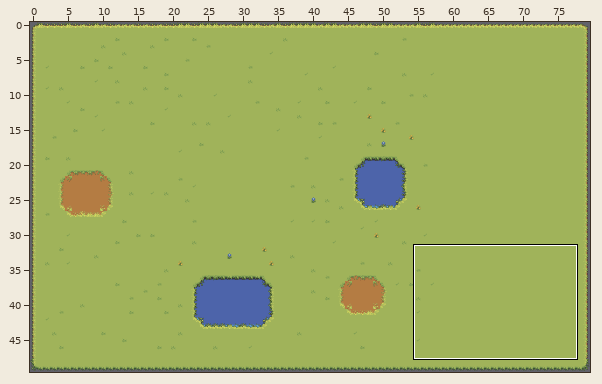
Two states of a Tiled map (JSON), src/assets/tilemaps/wip/1-1.tmj. The picture above shows the old version from afar; the outline marks the close-up.
Close-up. Old version:
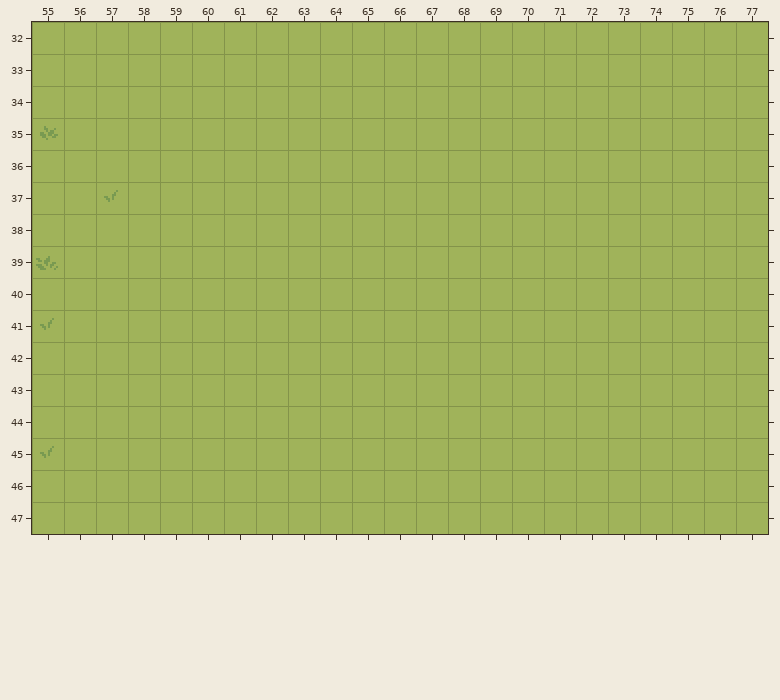
Cells are 16x16 px. Shown: x 55..77, y 32..47. The commit also changed other parts of the map, which this record leaves out.
Now the later version:
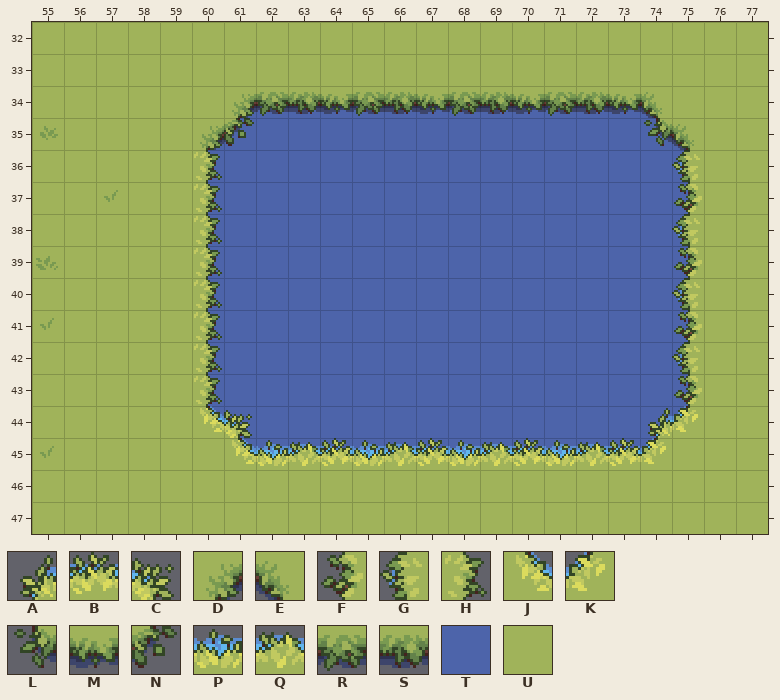
Key: from "Water_coasts": A 41, B 42, C 43, D 44, E 45, F 79, G 80, H 82, J 83, K 84, L 119, M 120, N 121, P 158, Q 159, R 197, S 198; from "Water_detilazation": T 0; from "ground_grasss": U 55.
_ is an empty cell.
The edit:
Layer "Base":
y 34: x 61..74 UUUUUUUUUUUUUU -> TTTTTTTTTTTTTT
y 35..44: x 60..75 UUUUUUUUUUUUUUUU -> TTTTTTTTTTTTTTTT
y 45: x 61..74 UUUUUUUUUUUUUU -> TTTTTTTTTTTTTT
Layer "Agua":
y 34: x 61..74 ______________ -> DRSMRSMRSMRSME
y 35: x 60..61 __ -> DN; x 74..75 __ -> LE
y 36: x 60 _ -> H; x 75 _ -> G
y 37: x 60 _ -> H; x 75 _ -> F
y 38: x 60 _ -> H; x 75 _ -> G
y 39: x 60 _ -> H; x 75 _ -> F
y 40: x 60 _ -> H; x 75 _ -> G
y 41: x 60 _ -> H; x 75 _ -> F
y 42: x 60 _ -> H; x 75 _ -> G
y 43: x 60 _ -> H; x 75 _ -> F
y 44: x 60..61 __ -> JC; x 74..75 __ -> AK
y 45: x 61..74 ______________ -> JPQBPQBPQBPQBK
